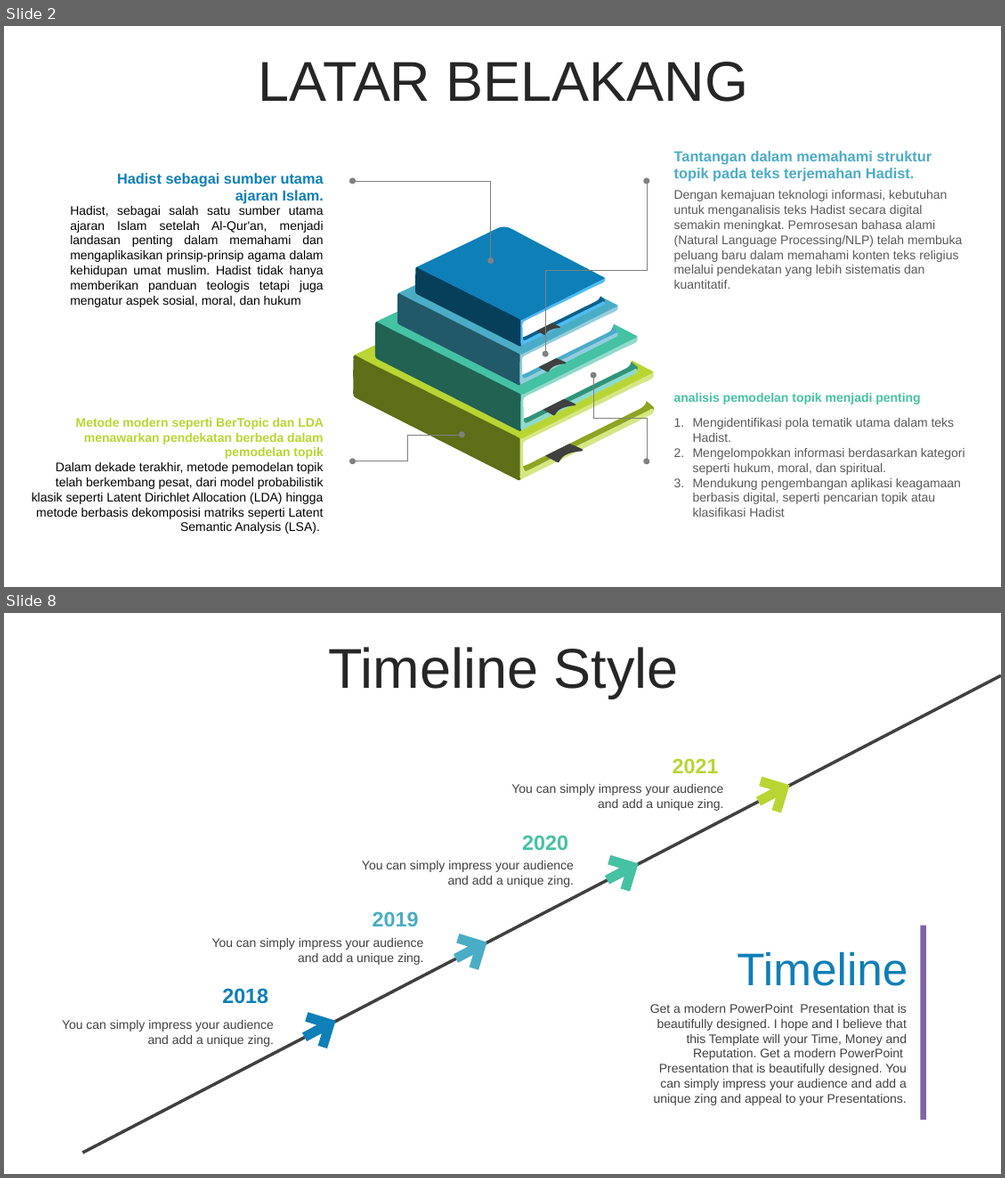
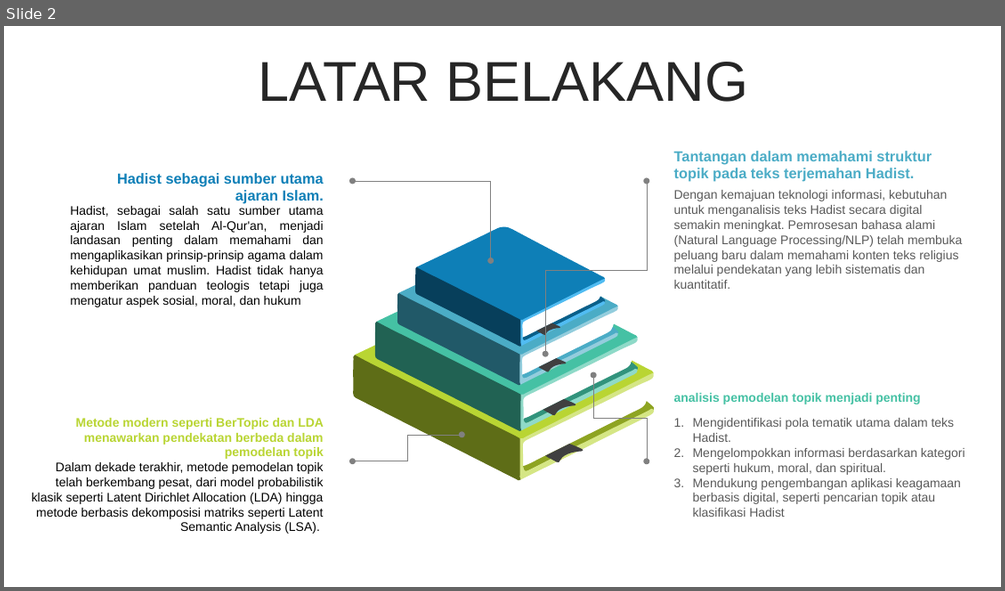
Before and after one commit to ridwan-bvk/SAKOLA-PASCA, a slide deck: SEMESTER2/METODE PENELITIAN/TUGAS/PRESENTASI - PROPOSAL THESIS.pptx. Shown one above the other, each under a label of ours: slides 2 and 8 before the commit, slide 2 after it; the slides between them are not shown. The pictures are 1005x1178 and 1005x591 pixels, drawn with LibreOffice and Linux fonts; fonts in the diff are those of the drawing. Boxes give left, top, right and bottom in pixels: in the first picture for what was removed or moved away, otherwise in the second. Text is boxed around its words. In the diff, an @@ line names an element or a change of style, - is before the commit and + after.

```diff
--- a/SEMESTER2/METODE PENELITIAN/TUGAS/PRESENTASI - PROPOSAL THESIS.pptx
+++ b/SEMESTER2/METODE PENELITIAN/TUGAS/PRESENTASI - PROPOSAL THESIS.pptx
@@ slide 8 removed at [4, 613, 1001, 1174], background #FFFFFF @@
@@ text removed at [329, 647, 679, 698] @@
-Timeline Style
@@ line removed from (1001, 676) to (82, 1152) @@
@@ text removed at [672, 758, 719, 773] @@
-2021
@@ text removed at [511, 784, 724, 811] @@
-You can simply impress your audience and add a unique zing.
@@ freeform shape removed at [753, 776, 790, 812] @@
@@ text removed at [522, 835, 568, 850] @@
-2020
@@ text removed at [362, 860, 574, 887] @@
-You can simply impress your audience and add a unique zing.
@@ freeform shape removed at [602, 855, 639, 891] @@
@@ text removed at [372, 911, 419, 926] @@
-2019
@@ rectangle removed at [920, 925, 926, 1119] @@
@@ text removed at [212, 938, 424, 965] @@
-You can simply impress your audience and add a unique zing.
@@ freeform shape removed at [451, 933, 487, 970] @@
@@ text removed at [736, 951, 907, 986] @@
-Timeline
@@ text removed at [222, 988, 268, 1004] @@
-2018
@@ freeform shape removed at [299, 1013, 336, 1049] @@
@@ text removed at [650, 1004, 906, 1105] @@
-Get a modern PowerPoint Presentation that is beautifully designed. I hope and I believe that this Template will your Time, Money and Reputation. Get a modern PowerPoint Presentation that is beautifully designed. You can simply impress your audience and add a unique zing and appeal to your Presentations.
@@ text removed at [62, 1020, 275, 1046] @@
-You can simply impress your audience and add a unique zing.
```
Also in this commit, not shown: 4 slides changed, 4 slides added, 44 other slides removed, 25 other files.
